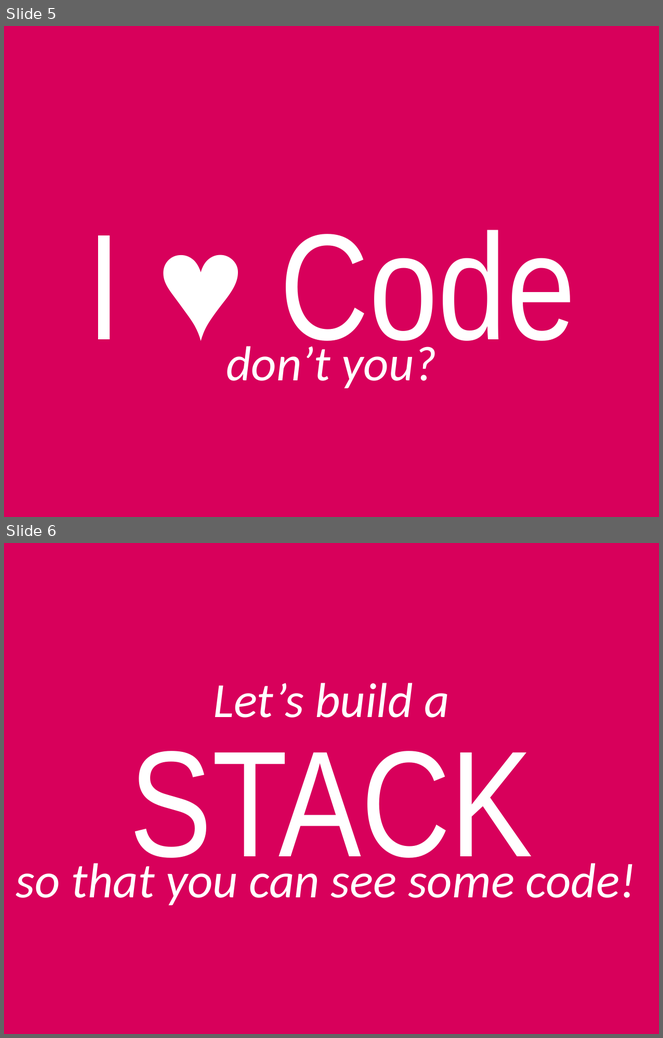
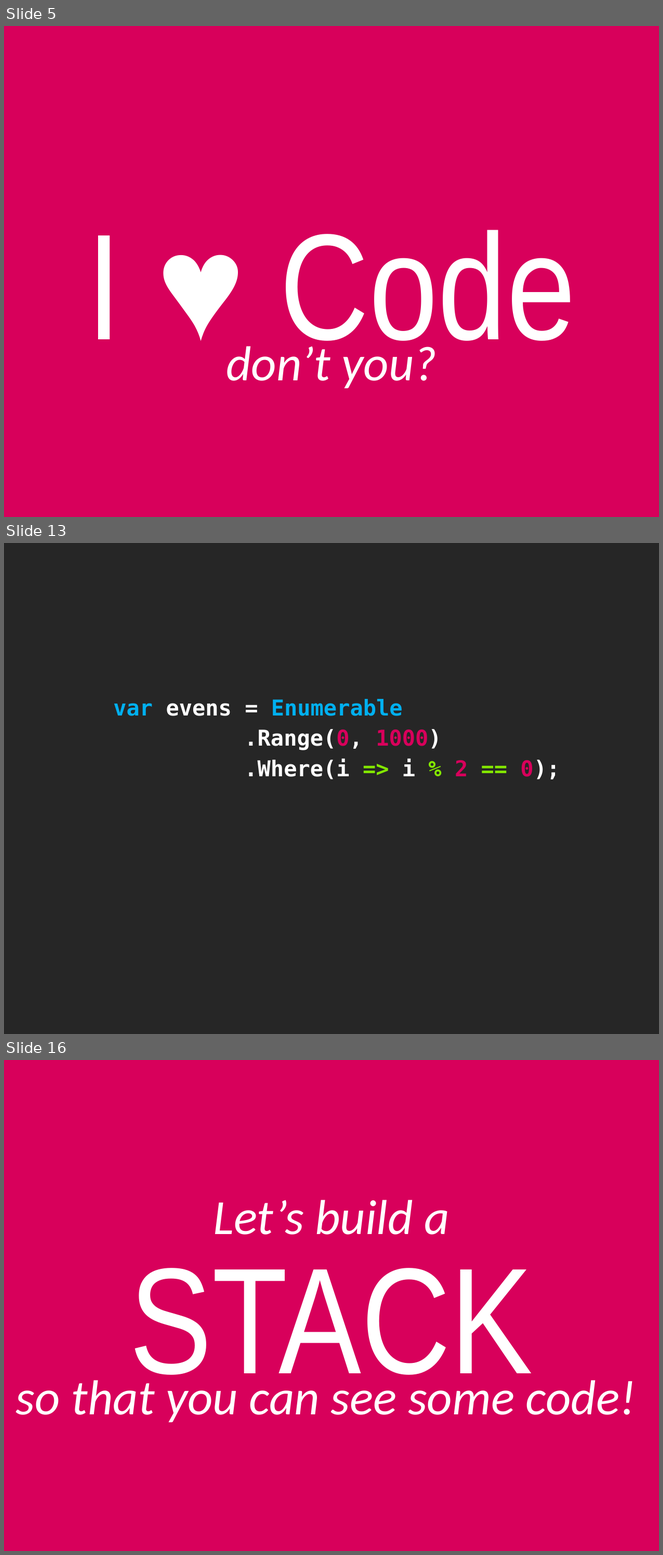
Before and after one commit to cessor/empathiccode, a slide deck: Python-BatteriesIncluded.pptx. Shown one above the other, each under a label of ours: slides 5 and 6 before the commit, slides 5, 13 and 16 after it; the slides between them are not shown. The pictures are 663x1038 and 663x1555 pixels, drawn with LibreOffice and Linux fonts; fonts in the diff are those of the drawing. Boxes give left, top, right and bottom in pixels: in the first picture for what was removed or moved away, otherwise in the second. Text is boxed around its words. In the diff, an @@ line names an element or a change of style, - is before the commit and + after.

```diff
--- a/Python-BatteriesIncluded.pptx
+++ b/Python-BatteriesIncluded.pptx
@@ slide 13 added at bbox=[4, 543, 659, 1034], background #262626 @@
@@ text added at bbox=[113, 699, 560, 780], 24 pt, text #FFFFFF, bold @@
+var evens = Enumerable
+.Range(0, 1000)
+.Where(i => i % 2 == 0);
@@ what was slide 6 is now slide 16 @@
```
Also in this commit, not shown: 9 other slides added, 9 other files.
